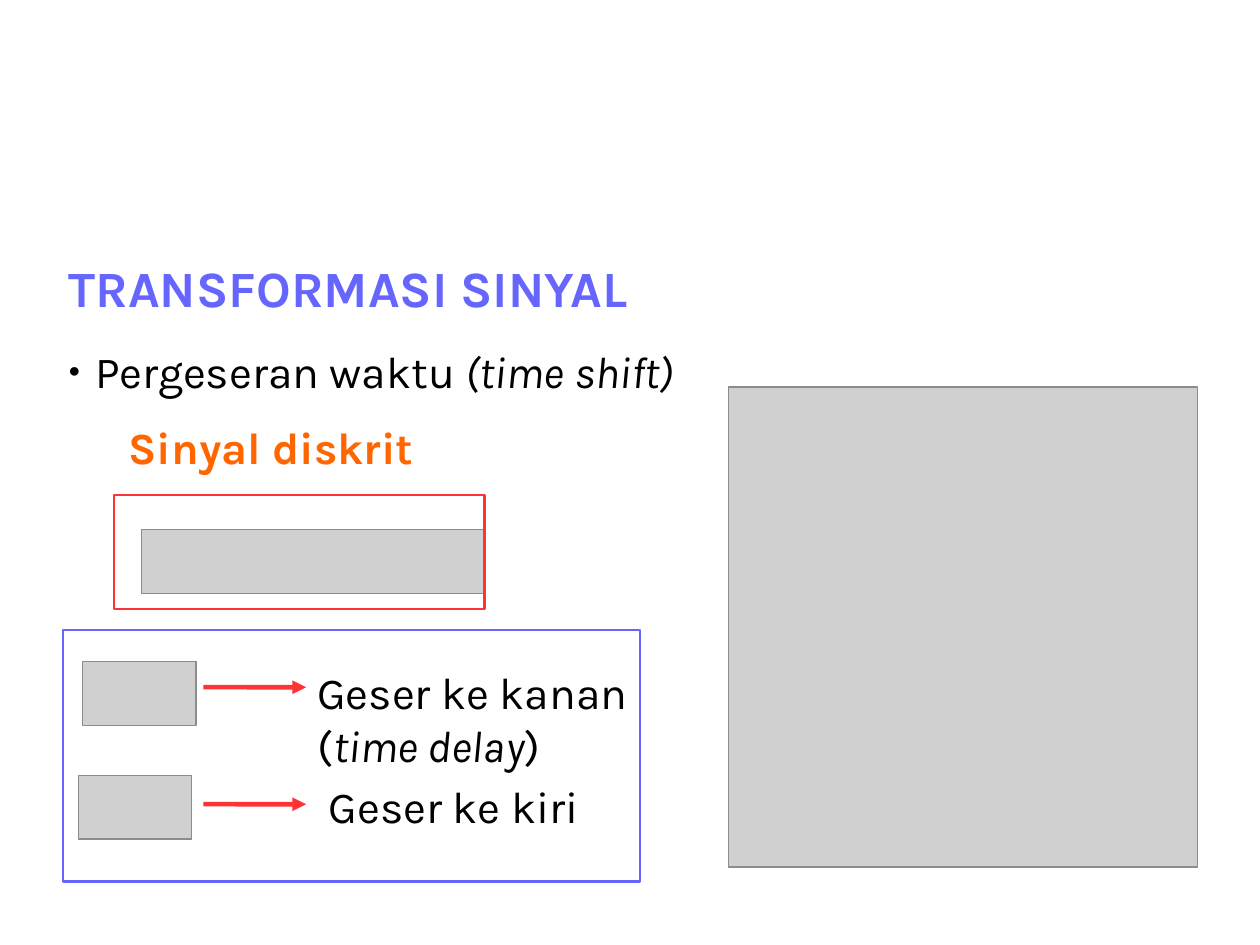
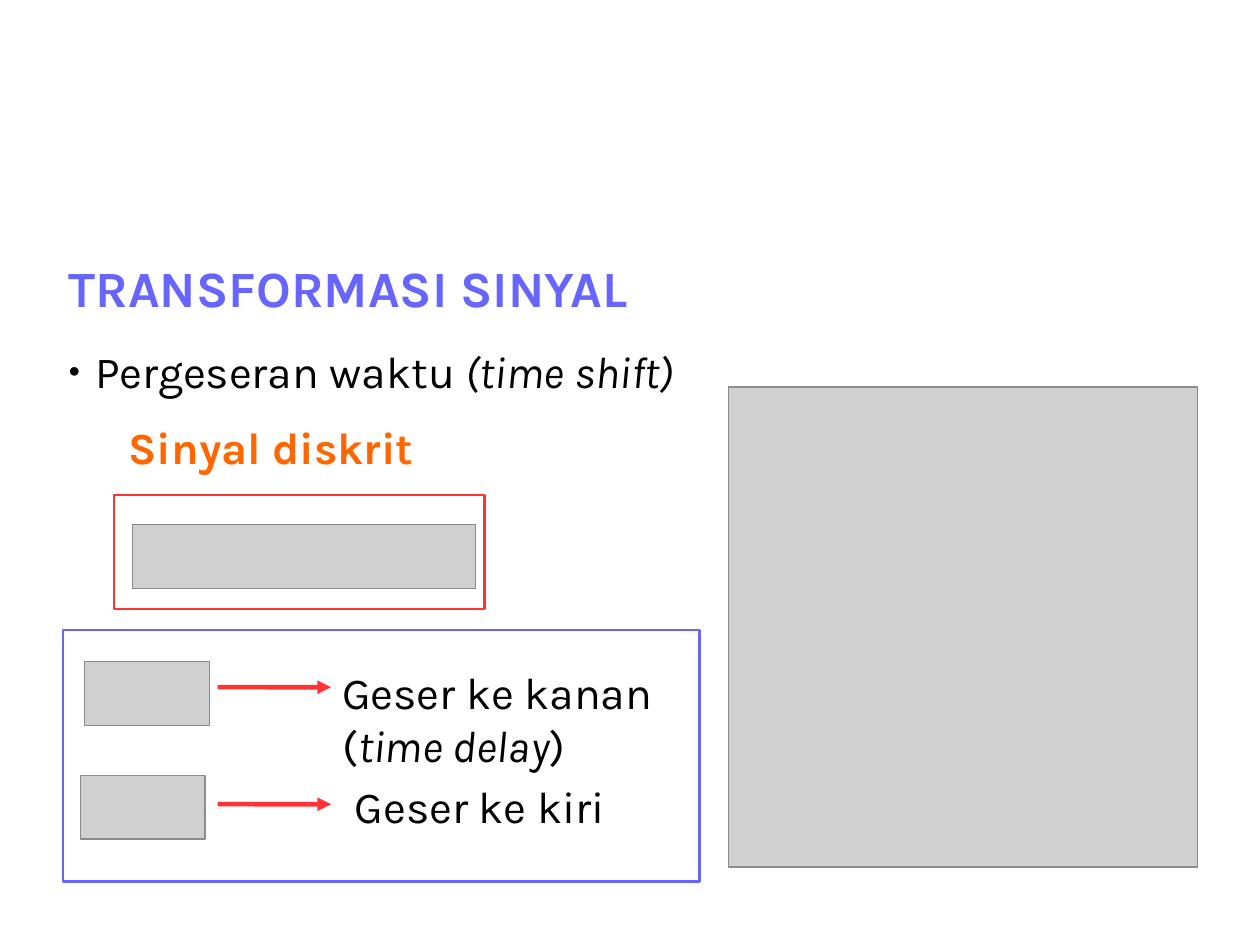
Before and after one commit to bagustris/sinyalsistem, a slide deck: slide 35 of slides/Lect1_SinyalSistem.odp (slide 36 before the commit). Drawn at 1260x945 pixels with LibreOffice and Linux fonts; fonts in the diff are those of the drawing; grey boxes stand for pictures; background and template pictures are left out. Boxes give left, top, right and bottom in pixels: in the first picture for what was removed or moved away, otherwise in the second. Text is boxed around its words. In the diff, an @@ line names an element or a change of style, - is before the commit and + after.

```diff
--- a/slides/Lect1_SinyalSistem.odp
+++ b/slides/Lect1_SinyalSistem.odp
@@ picture: place and size @@
-picture at (142,529,485,593)
+picture at (133,525,476,589)
@@ rectangle: place and size @@
-rectangle at (63,630,640,882)
+rectangle at (63,630,700,882)
@@ picture: place and size @@
-picture at (82,662,196,726)
+picture at (85,662,209,726)
@@ arrow moved from (204, 687) - (306, 687) to (217, 687) - (332, 687) @@
@@ text "Geser ke kanan": place and size @@
-text "Geser ke kanan" at (317,678,628,773)
+text "Geser ke kanan" at (342,678,653,773)
@@ picture: place and size @@
-picture at (79,776,192,840)
+picture at (80,776,205,840)
@@ text "Geser ke kiri": place and size @@
-text "Geser ke kiri" at (329,792,579,824)
+text "Geser ke kiri" at (355,792,605,824)
@@ arrow moved from (204, 805) - (306, 805) to (217, 805) - (332, 805) @@
```
Also in this commit, not shown: 32 other slides changed, 6 slides added, 7 slides removed, 54 other files.
